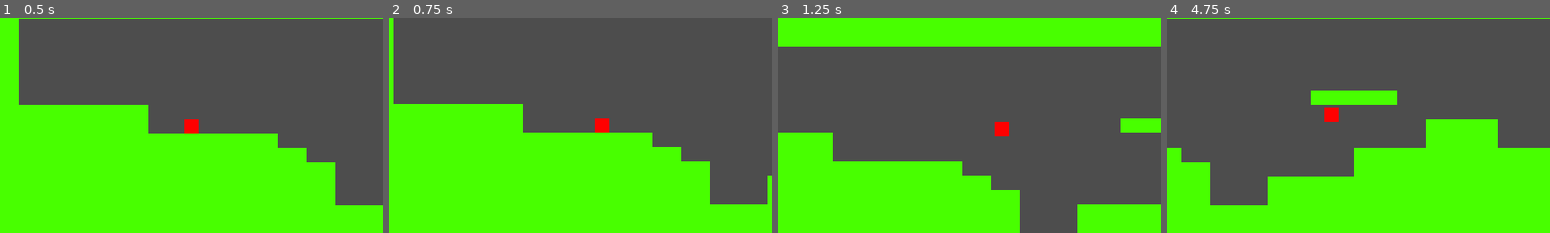
Above: before the commit, frames 1-4 (left to right).
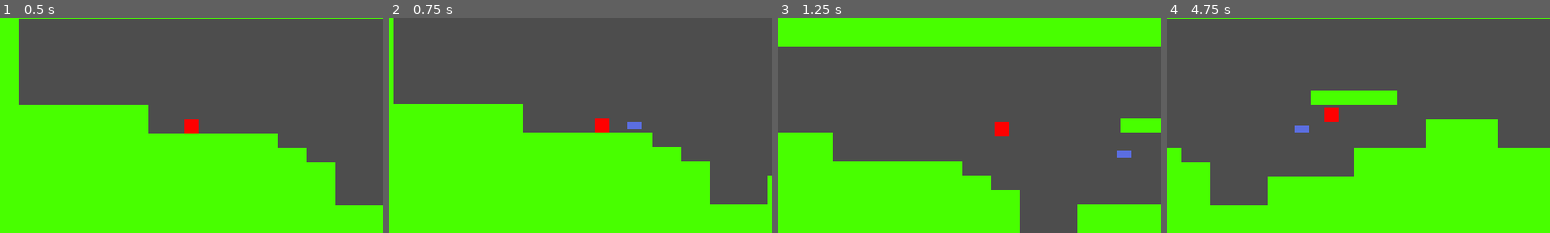
Above: after the commit, the same moments.

Repository: Caiiru/XPCriativo2023
Game: Godot game, scene res://scenes/main.tscn
Two runs of this game, one before a commit and one after it. Both use one fixed random seed, a clock stepped at 60 frames per second and the inputs below.
Inputs:
- Up to frame 1 (0.5 s): no input
- Up to frame 2 (0.75 s): hold Right (right) from 0.53 s (still down); hold D (shootInput) from 0.53 s (still down)
- Up to frame 3 (1.25 s): keep holding Right (right); keep holding D (shootInput); tap S (regularJump) at 0.77 s; tap U at 0.8 s
- Up to frame 4 (4.75 s): release D (shootInput) at 1.28 s; tap U at 1.35, 3.05 s; tap S (regularJump) at 1.52, 3.02, 3.77, 4.52 s; tap I at 1.55, 3.8, 4.35 s; release Right (right) at 2.03 s; hold Left (left) 2.03-2.78 s; hold I 2.03-2.78 s; tap D (shootInput) at 2.3, 2.85, 4.55 s; hold Right (right) 2.78-4.28 s; hold U 3.53-4.28 s; hold Left (left) from 4.28 s (still down)

Frame 1 is identical in both runs. In frame 2, 0.1% of the frame differs, in the area x 62-66%, y 48-52%; in frame 3, 0.1%; in frame 4, 0.1%.
Error before the commit: Invalid assignment of property or key 'power1' with value of type 'int' on a base object of type 'Nil'. (res://scripts/debugMode.gd:13)

Commit message:
Começando a implementar o projétil 2-0 e comentários no código

Diff:
--- a/XP3BrenoBranch/Projeto/project.godot
+++ b/XP3BrenoBranch/Projeto/project.godot
@@ -10,7 +10,7 @@
 
 [application]
 
-config/name="TilemapArea"
+config/name="Magician Game"
 run/main_scene="res://scenes/main.tscn"
 config/features=PackedStringArray("4.2", "Forward Plus")
 config/icon="res://icon.svg"
--- a/XP3BrenoBranch/Projeto/scenes/main.tscn
+++ b/XP3BrenoBranch/Projeto/scenes/main.tscn
@@ -1,8 +1,7 @@
-[gd_scene load_steps=4 format=3 uid="uid://grxi6xo406vs"]
+[gd_scene load_steps=3 format=3 uid="uid://grxi6xo406vs"]
 
 [ext_resource type="TileSet" uid="uid://rq6fdvbpfv5" path="res://tilesets/tile_set.tres" id="1_hp23r"]
 [ext_resource type="PackedScene" uid="uid://c7tsuw03o8iji" path="res://scenes/playerThings.tscn" id="2_n6fsj"]
-[ext_resource type="Script" path="res://scripts/debugMode.gd" id="3_ib0e0"]
 
 [node name="Main" type="Node2D"]
 
@@ -12,6 +11,3 @@
 layer_0/tile_data = PackedInt32Array(131068, 0, 0, 131069, 0, 0, 131070, 0, 0, 131071, 0, 0, 65536, 0, 0, 65537, 0, 0,  …(25637 unchanged characters)…
 
 [node name="player" parent="." instance=ExtResource("2_n6fsj")]
-
-[node name="debug" type="Node" parent="."]
-script = ExtResource("3_ib0e0")
--- a/XP3BrenoBranch/Projeto/scenes/shot10.tscn
+++ b/XP3BrenoBranch/Projeto/scenes/shot10.tscn
@@ -6,7 +6,7 @@
 [sub_resource type="RectangleShape2D" id="RectangleShape2D_jjxfk"]
 size = Vector2(16, 8)
 
-[node name="Shot" type="Area2D"]
+[node name="Shot10" type="Area2D"]
 script = ExtResource("1_2llx5")
 
 [node name="CollisionShape2D" type="CollisionShape2D" parent="."]
--- a/XP3BrenoBranch/Projeto/scenes/shot20.tscn
+++ b/XP3BrenoBranch/Projeto/scenes/shot20.tscn
@@ -1,11 +1,13 @@
-[gd_scene load_steps=3 format=3 uid="uid://brmpxrxr0ab5q"]
+[gd_scene load_steps=4 format=3 uid="uid://brmpxrxr0ab5q"]
 
+[ext_resource type="Script" path="res://scripts/shot20Logic.gd" id="1_m4pgy"]
 [ext_resource type="Texture2D" uid="uid://ceypw4sctw8nm" path="res://textures/projectiles/32x8.png" id="2_pu2p2"]
 
 [sub_resource type="RectangleShape2D" id="RectangleShape2D_jjxfk"]
 size = Vector2(32, 8)
 
-[node name="Shot" type="Area2D"]
+[node name="Shot20" type="Area2D"]
+script = ExtResource("1_m4pgy")
 
 [node name="CollisionShape2D" type="CollisionShape2D" parent="."]
 shape = SubResource("RectangleShape2D_jjxfk")
--- a/XP3BrenoBranch/Projeto/scripts/debugMode.gd
+++ /dev/null
@@ -1,15 +0,0 @@
-extends Node
-
-@export var debugShoot : Shooter
-
-# Called when the node enters the scene tree for the first time.
-func _ready():
-	pass # Replace with function body.
-
-
-# Called every frame. 'delta' is the elapsed time since the previous frame.
-func _process(_delta):
-	if Input.is_key_pressed(KEY_U):
-		debugShoot.power1 = 0
-	if Input.is_key_pressed(KEY_I):
-		debugShoot.power1 = 1
--- a/XP3BrenoBranch/Projeto/scripts/shootStuff.gd
+++ b/XP3BrenoBranch/Projeto/scripts/shootStuff.gd
@@ -1,25 +1,37 @@
 class_name Shooter
 extends Node2D
-
 # Cena
 @export var scene : PackedScene
 @export var Player : player
 
-var reload = 0
-var power1 = 0
+var reload = 0 # Tempo de espera para o jogador atirar novamente
+var reloadType = 0 # Os tipos são usados como uma globalização dos vários tempos de espera
+var power1 = 1
 var power2 = 0
 # Função de atirar
 func shoot(direction : Vector2) -> void:
-	if power1 == 1:
+	# tiro de fogo 1-0
+	if power1 == 1 && power2 == 0:
+		reloadType = 1
 		var new_shot := scene.instantiate() as Shot10
 		if new_shot:
 			new_shot.direction = Vector2(Player.dir, 0.0)
 			new_shot.position = Player.position
 			get_tree().root.add_child(new_shot)
 
-# Funcionamento Constante do Projeto
+	# tiro de vento 2-0
+	if power1 == 2 && power2 == 0:
+		reloadType = 2
+		var new_shot := scene.instantiate() as Shot20
+		if new_shot:
+			new_shot.direction = Vector2(Player.dir, 0.0)
+			new_shot.position = Player.position
+			get_tree().root.add_child(new_shot)
+
+# recarregamento dos vários projéteis
 func _process(_delta : float) -> void:
 	reload = reload - 1
 	if Input.is_action_pressed("shootInput") and reload <= 0:
 		shoot(Vector2(1.0, 0.0))
-		reload = 30
+		if reloadType == 1: reload = 60
+		if reloadType == 2: reload = 120
--- /dev/null
+++ b/XP3BrenoBranch/Projeto/scripts/shot20Logic.gd
@@ -0,0 +1,13 @@
+class_name Shot20
+extends Area2D
+
+var direction : Vector2
+
+var speed = 0
+func _physics_process(delta : float) -> void:
+	speed = speed + 10
+	position += direction * (50.0 + speed) * delta
+
+func _on_body_entered(body):
+	if body is TileMap:
+		queue_free()
